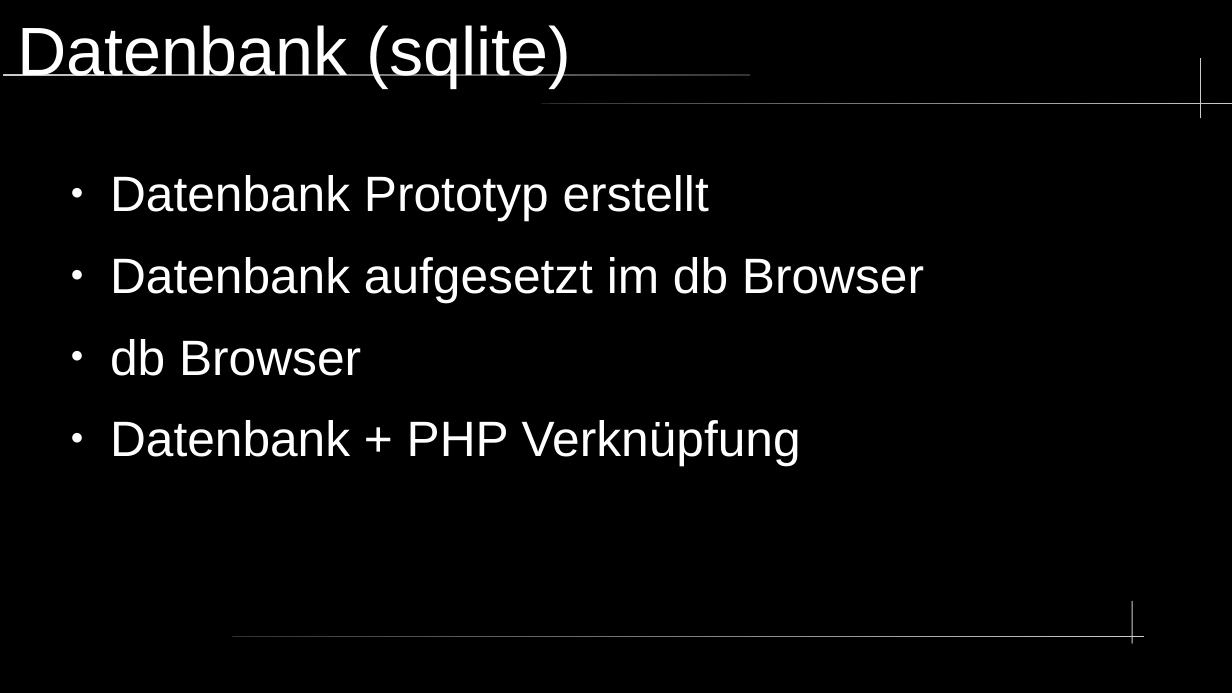
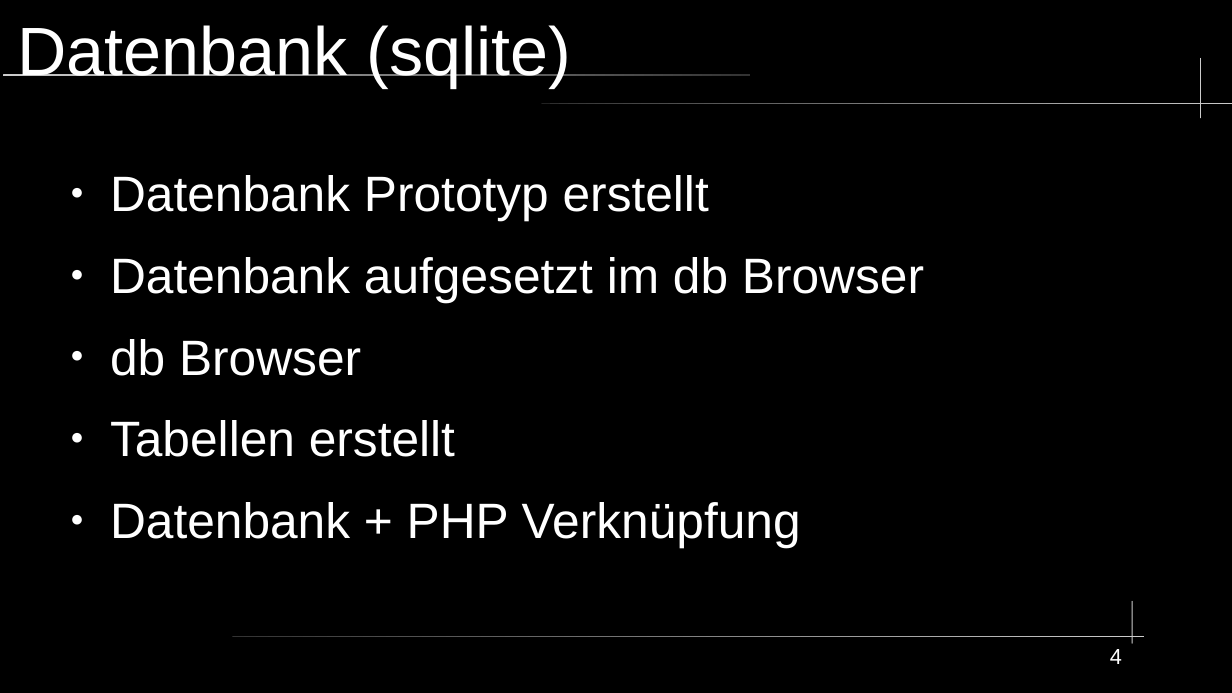
Before and after one commit to Timo348/Projektarbeit, a slide deck: slide 4 of (no_code)/Presifür18.odp. Drawn at 1232x693 pixels with LibreOffice and Linux fonts; fonts in the diff are those of the drawing. Boxes give left, top, right and bottom in pixels: in the first picture for what was removed or moved away, otherwise in the second. Text is boxed around its words. In the diff, an @@ line names an element or a change of style, - is before the commit and + after.

```diff
--- a/(no_code)/Presifür18.odp
+++ b/(no_code)/Presifür18.odp
@@ text at <box>110,420,455,457</box>: paragraph added @@
+● Tabellen erstellt
@@ page number added at <box>1110,649,1122,664</box>, 14 pt, text #FFFFFF @@
+4
```
Also in this commit, not shown: 4 other slides changed, 1 slide added, 2 slides removed.
